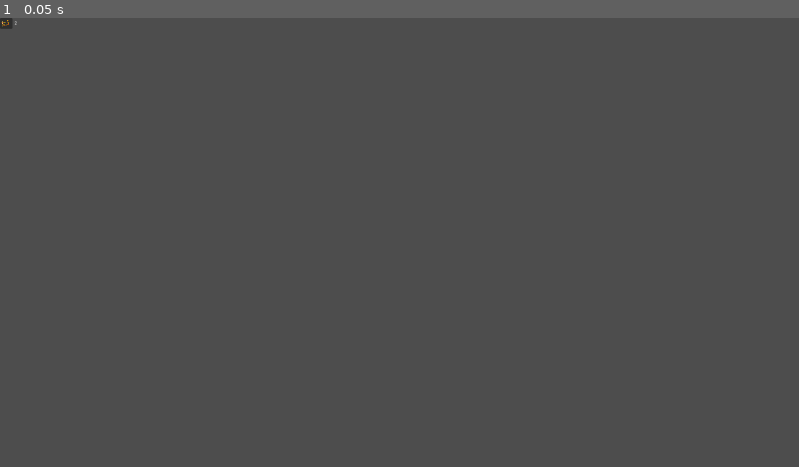
Above: before the commit, frame 1.
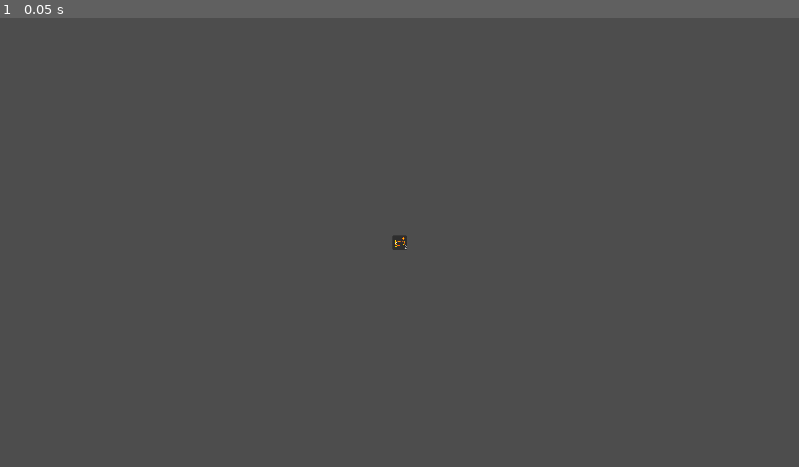
Above: after the commit, the same moment.

Repository: Leosten/card-game
Game: Godot game, scene res://View/UI/icons/stun_icon.tscn
The game is run twice, just before and just after one commit, with the same random seed, the same clock (stepped at 60 frames per second) and the same inputs. This scene is started directly instead of the project's main scene.
Inputs:
- Up to frame 1 (0.05 s): no input

The runs differ from the first frame. In frame 1, less than 0.1% of the frame differs, in the area x 0-51%, y 0-52%.

Commit message:
working icons, cards UI to try

Diff:
--- /dev/null
+++ b/Utils/Status.gd
@@ -0,0 +1,14 @@
+class_name Status
+
+extends Resource
+
+@export var quantity : int = 0
+@export var duration: int = 0
+@export var duration_cumulative = false
+@export var quantity_cumulative = false
+
+func _init(p_quantity : int, quantity_cumulative: bool, p_duration: int, duration_cumulative: bool) -> void:
+	quantity = p_quantity
+	duration = p_duration
+	duration_cumulative = duration_cumulative
+	quantity_cumulative = quantity_cumulative
--- a/Utils/buff.gd
+++ b/Utils/buff.gd
@@ -1,16 +1,9 @@
 class_name Buff
 
-extends Resource
+extends Status
 
 @export var type : StatusUtils.buffs
-@export var quantity : int
-@export var duration: int
-@export var duration_cumulative = false
-@export var quantity_cumulative = false
 
 func _init(p_type : StatusUtils.buffs, p_quantity : int, quantity_cumulative: bool, p_duration: int, duration_cumulative: bool) -> void:
+	super(p_quantity, quantity_cumulative, p_duration, duration_cumulative)
 	type = p_type
-	quantity = p_quantity
-	duration = p_duration
-	duration_cumulative = duration_cumulative
-	quantity_cumulative = quantity_cumulative
--- a/Utils/damage_utils.gd
+++ b/Utils/damage_utils.gd
@@ -10,8 +10,7 @@
 			target.shield = 0
 			target.shield_broken.emit()
 			target.stats_changed.emit()
-
-			return
+			return target
 		if (damage_value >= target.shield):
 			var current_shield = target.shield
 			target.shield = 0
@@ -44,6 +43,7 @@
 	return damage_value
 
 static func calculate_final_damage(damage_value, attacker : Targetable, target: Targetable):
+	print(attacker.buffs)
 	var final_damage = has_attack_modifier(damage_value, attacker)
 	final_damage = has_defense_modifier(final_damage, target)
 	return final_damage
--- a/Utils/status_effect.gd
+++ b/Utils/status_effect.gd
@@ -1,16 +1,9 @@
 class_name StatusEffect
 
-extends Resource
+extends Status
 
 @export var type : StatusUtils.status_effects
-@export var quantity : int = 0
-@export var duration: int = 0
-@export var duration_cumulative = false
-@export var quantity_cumulative = false
 
 func _init(p_type : StatusUtils.status_effects, p_quantity : int, quantity_cumulative: bool, p_duration: int, duration_cumulative: bool) -> void:
+	super(p_quantity, quantity_cumulative, p_duration, duration_cumulative)
 	type = p_type
-	quantity = p_quantity
-	duration = p_duration
-	duration_cumulative = duration_cumulative
-	quantity_cumulative = quantity_cumulative
--- a/View/Battle/character_stats_window.gd
+++ b/View/Battle/character_stats_window.gd
@@ -9,7 +9,7 @@
 	if stats.shield > 0:
 		$VBoxContainer/HealthBar/ShieldBar.show()
 		$VBoxContainer/HealthBar/ShieldBar.value = stats.shield
-		$VBoxContainer/HealthBar/ShieldBar.max_value = stats.shield
+		$VBoxContainer/HealthBar/ShieldBar.custom_minimum_size.x = stats.shield
 		$VBoxContainer/HealthBar/ShieldValue.show()
 		$VBoxContainer/HealthBar/ShieldValue.text = str(stats.shield)
 	else:
@@ -29,11 +29,19 @@
 				#$BuffsGrid.add_child(icon)0
 	print("in update")
 	print(stats.status_effects)
+
+	for icon in $VBoxContainer/BuffsGrid.get_children():
+		print("clear statuses")
+		icon.queue_free()
+	if stats.buffs.is_empty() == false:
+		print("check buffs")
+		for status : Buff in stats.buffs:
+			var icon = GameManager.ui_manager.get_icon(status.type).instantiate()
+			icon.update(status)
+			$VBoxContainer/BuffsGrid.add_child(icon)
 	if stats.status_effects.is_empty() == false:
-		print("check statuses")
+		print("check status_effects")
 		for status : StatusEffect in stats.status_effects:
-			if status not in local_status:
-				print(status.type)
-				var icon = GameManager.ui_manager.get_icon(status.type).instantiate()
-				$BuffsGrid.add_child(icon)
-				local_status.append(status)
+			var icon = GameManager.ui_manager.get_icon(status.type).instantiate()
+			icon.update(status)
+			$VBoxContainer/BuffsGrid.add_child(icon)
--- a/View/Battle/character_stats_window.tscn
+++ b/View/Battle/character_stats_window.tscn
@@ -24,7 +24,7 @@
 
 [node name="VBoxContainer" type="VBoxContainer" parent="." unique_id=212147831]
 offset_right = 104.0
-offset_bottom = 74.0
+offset_bottom = 69.0
 
 [node name="HealthBar" type="ProgressBar" parent="VBoxContainer" unique_id=632292429]
 custom_minimum_size = Vector2(0, 15)
@@ -35,16 +35,25 @@
 
 [node name="ShieldBar" type="ProgressBar" parent="VBoxContainer/HealthBar" unique_id=704427127]
 custom_minimum_size = Vector2(0, 10)
-layout_mode = 0
-offset_left = 46.0
-offset_top = 1.0
-offset_right = 103.0
-offset_bottom = 14.0
+layout_mode = 1
+anchors_preset = 6
+anchor_left = 1.0
+anchor_top = 0.5
+anchor_right = 1.0
+anchor_bottom = 0.5
+offset_left = -3.0
+offset_top = -5.9969997
+offset_right = -2.0
+offset_bottom = 5.5
+grow_horizontal = 0
+grow_vertical = 2
 theme = ExtResource("3_n0or3")
 min_value = 20.0
 value = 20.0
 fill_mode = 1
 show_percentage = false
+indeterminate = true
+editor_preview_indeterminate = false
 
 [node name="ShieldValue" type="Label" parent="VBoxContainer/HealthBar" unique_id=969845377]
 layout_mode = 0
@@ -88,8 +97,8 @@
 text = "100"
 label_settings = SubResource("LabelSettings_fv8vx")
 
-[node name="BuffsGrid" type="GridContainer" parent="." unique_id=301094566]
-offset_top = 17.0
-offset_right = 160.0
-offset_bottom = 75.0
+[node name="BuffsGrid" type="GridContainer" parent="VBoxContainer" unique_id=301094566]
+custom_minimum_size = Vector2(75, 50)
+layout_mode = 2
 columns = 2
+metadata/_edit_use_anchors_ = true
--- /dev/null
+++ b/View/UI/icons/icon_template.gd
@@ -0,0 +1,6 @@
+extends Control
+
+var quantity
+
+func update(buff: Status):
+	$Quantity.text = str(buff.quantity)
--- a/View/UI/icons/icon_template.tscn
+++ b/View/UI/icons/icon_template.tscn
@@ -1,34 +1,87 @@
 [gd_scene format=3 uid="uid://y4kcjwxj6qrs"]
+
+[ext_resource type="Script" uid="uid://m8gef6f15aq8" path="res://View/UI/icons/icon_template.gd" id="1_8a5yc"]
+
+[sub_resource type="Animation" id="Animation_8a5yc"]
+length = 0.001
+tracks/0/type = "value"
+tracks/0/imported = false
+tracks/0/enabled = true
+tracks/0/path = NodePath(".:visible")
+tracks/0/interp = 1
+tracks/0/loop_wrap = true
+tracks/0/keys = {
+"times": PackedFloat32Array(0),
+"transitions": PackedFloat32Array(1),
+"update": 1,
+"values": [true]
+}
+
+[sub_resource type="Animation" id="Animation_sakyl"]
+resource_name = "play"
+length = 2.0
+loop_mode = 1
+tracks/0/type = "value"
+tracks/0/imported = false
+tracks/0/enabled = true
+tracks/0/path = NodePath(".:visible")
+tracks/0/interp = 1
+tracks/0/loop_wrap = true
+tracks/0/keys = {
+"times": PackedFloat32Array(0, 1, 2),
+"transitions": PackedFloat32Array(1, 1, 1),
+"update": 1,
+"values": [true, false, true]
+}
+
+[sub_resource type="AnimationLibrary" id="AnimationLibrary_oldfi"]
+_data = {
+&"RESET": SubResource("Animation_8a5yc"),
+&"play": SubResource("Animation_sakyl")
+}
 
 [sub_resource type="LabelSettings" id="LabelSettings_k1dyt"]
 font_size = 10
+outline_size = 3
+outline_color = Color(0, 0, 0, 1)
 
-[node name="Icon" type="Control" unique_id=108899209]
-layout_mode = 3
+[node name="Icon" type="Button" unique_id=329314255]
+custom_minimum_size = Vector2(35, 35)
+custom_maximum_size = Vector2(35, 35)
 anchors_preset = 15
 anchor_right = 1.0
 anchor_bottom = 1.0
 grow_horizontal = 2
 grow_vertical = 2
+script = ExtResource("1_8a5yc")
+
+[node name="TextureRect" type="TextureRect" parent="." unique_id=333349565]
+custom_minimum_size = Vector2(35, 35)
+layout_mode = 1
+anchors_preset = 15
+anchor_right = 1.0
+anchor_bottom = 1.0
+offset_left = 960.0
+offset_top = 540.0
+offset_right = 930.0
+offset_bottom = 510.0
+expand_mode = 1
+stretch_mode = 5
+
+[node name="AnimationPlayer" type="AnimationPlayer" parent="TextureRect" unique_id=120276985]
+libraries/ = SubResource("AnimationLibrary_oldfi")
+autoplay = &"play"
 
 [node name="Quantity" type="Label" parent="." unique_id=956552803]
 layout_mode = 1
-anchors_preset = -1
-anchor_right = 0.016
-offset_left = 35.0
-offset_top = 6.0
-offset_right = 71.28
-offset_bottom = 62.0
+anchors_preset = 3
+anchor_left = 1.0
+anchor_top = 1.0
+anchor_right = 1.0
+anchor_bottom = 1.0
+offset_left = -6.0
+offset_top = -13.0
+grow_horizontal = 0
+grow_vertical = 0
 text = "2"
 label_settings = SubResource("LabelSettings_k1dyt")
-
-[node name="Button" type="Button" parent="." unique_id=966256222]
-custom_minimum_size = Vector2(25, 25)
-layout_mode = 0
-offset_right = 30.0
-offset_bottom = 26.0
-
-[node name="AnimatedSprite2D" type="AnimatedSprite2D" parent="." unique_id=2094156513]
-position = Vector2(13, 14)
-scale = Vector2(1.03125, 1)
-animation = &""
--- a/View/UI/icons/stun_icon.tscn
+++ b/View/UI/icons/stun_icon.tscn
@@ -3,81 +3,17 @@
 [ext_resource type="PackedScene" uid="uid://y4kcjwxj6qrs" path="res://View/UI/icons/icon_template.tscn" id="1_ms76w"]
 [ext_resource type="Texture2D" uid="uid://du3b5gclvnyvp" path="res://Art/UI/icons/stun_icon.png" id="2_ntlhq"]
 
-[sub_resource type="AtlasTexture" id="AtlasTexture_nd1pc"]
+[sub_resource type="AtlasTexture" id="AtlasTexture_edvdn"]
 atlas = ExtResource("2_ntlhq")
-region = Rect2(0, 0, 160, 160)
-
-[sub_resource type="AtlasTexture" id="AtlasTexture_gae40"]
-atlas = ExtResource("2_ntlhq")
-region = Rect2(160, 0, 160, 160)
-
-[sub_resource type="AtlasTexture" id="AtlasTexture_dsl83"]
-atlas = ExtResource("2_ntlhq")
-region = Rect2(320, 0, 160, 160)
-
-[sub_resource type="AtlasTexture" id="AtlasTexture_5cpkc"]
-atlas = ExtResource("2_ntlhq")
-region = Rect2(0, 160, 160, 160)
-
-[sub_resource type="AtlasTexture" id="AtlasTexture_bnl63"]
-atlas = ExtResource("2_ntlhq")
-region = Rect2(160, 160, 160, 160)
-
-[sub_resource type="AtlasTexture" id="AtlasTexture_b0s0v"]
-atlas = ExtResource("2_ntlhq")
-region = Rect2(320, 160, 160, 160)
-
-[sub_resource type="AtlasTexture" id="AtlasTexture_wrsyl"]
-atlas = ExtResource("2_ntlhq")
-region = Rect2(0, 320, 160, 160)
-
-[sub_resource type="AtlasTexture" id="AtlasTexture_difqf"]
-atlas = ExtResource("2_ntlhq")
-region = Rect2(160, 320, 160, 160)
-
-[sub_resource type="AtlasTexture" id="AtlasTexture_j4yg7"]
-atlas = ExtResource("2_ntlhq")
-region = Rect2(320, 320, 160, 160)
-
-[sub_resource type="SpriteFrames" id="SpriteFrames_i2c1k"]
-animations = [{
-"frames": [{
-"duration": 1.0,
-"texture": SubResource("AtlasTexture_nd1pc")
-}, {
-"duration": 1.0,
-"texture": SubResource("AtlasTexture_gae40")
-}, {
-"duration": 1.0,
-"texture": SubResource("AtlasTexture_dsl83")
-}, {
-"duration": 1.0,
-"texture": SubResource("AtlasTexture_5cpkc")
-}, {
-"duration": 1.0,
-"texture": SubResource("AtlasTexture_bnl63")
-}, {
-"duration": 1.0,
-"texture": SubResource("AtlasTexture_b0s0v")
-}, {
-"duration": 1.0,
-"texture": SubResource("AtlasTexture_wrsyl")
-}, {
-"duration": 1.0,
-"texture": SubResource("AtlasTexture_difqf")
-}, {
-"duration": 1.0,
-"texture": SubResource("AtlasTexture_j4yg7")
-}],
-"loop": 1,
-"name": &"default",
-"speed": 5.0
-}]
+region = Rect2(0, 0, 157.13315, 146.49991)
 
 [node name="StunIcon" unique_id=108899209 instance=ExtResource("1_ms76w")]
 
-[node name="AnimatedSprite2D" parent="." index="2" unique_id=2094156513]
-scale = Vector2(0.15, 0.146)
-sprite_frames = SubResource("SpriteFrames_i2c1k")
-animation = &"default"
-autoplay = "default"
+[node name="TextureRect" parent="." index="0" unique_id=333349565]
+offset_left = 0.0
+offset_top = 0.0
+offset_right = 0.0
+offset_bottom = 0.0
+grow_horizontal = 2
+grow_vertical = 2
+texture = SubResource("AtlasTexture_edvdn")
--- a/View/UI/icons/vulnerable_icon.tscn
+++ b/View/UI/icons/vulnerable_icon.tscn
@@ -3,45 +3,21 @@
 [ext_resource type="PackedScene" uid="uid://y4kcjwxj6qrs" path="res://View/UI/icons/icon_template.tscn" id="1_a7m66"]
 [ext_resource type="Texture2D" uid="uid://vpa3ioidlefr" path="res://Art/UI/icons/vulnerable_icon.png" id="2_edvdn"]
 
-[sub_resource type="AtlasTexture" id="AtlasTexture_87taj"]
+[sub_resource type="AtlasTexture" id="AtlasTexture_8a5yc"]
 atlas = ExtResource("2_edvdn")
-region = Rect2(0, 0, 32, 32)
-
-[sub_resource type="AtlasTexture" id="AtlasTexture_yd8hd"]
-atlas = ExtResource("2_edvdn")
-region = Rect2(32, 0, 32, 32)
-
-[sub_resource type="AtlasTexture" id="AtlasTexture_i6qkv"]
-atlas = ExtResource("2_edvdn")
-region = Rect2(0, 32, 32, 32)
-
-[sub_resource type="AtlasTexture" id="AtlasTexture_311n7"]
-atlas = ExtResource("2_edvdn")
-region = Rect2(32, 32, 32, 32)
-
-[sub_resource type="SpriteFrames" id="SpriteFrames_qydms"]
-animations = [{
-"frames": [{
-"duration": 1.0,
-"texture": SubResource("AtlasTexture_87taj")
-}, {
-"duration": 1.0,
-"texture": SubResource("AtlasTexture_yd8hd")
-}, {
-"duration": 1.0,
-"texture": SubResource("AtlasTexture_i6qkv")
-}, {
-"duration": 1.0,
-"texture": SubResource("AtlasTexture_311n7")
-}],
-"loop": 1,
-"name": &"default",
-"speed": 5.0
-}]
+region = Rect2(0.6540222, 0.10900879, 34.166695, 31.468933)
 
 [node name="VulnerableIcon" unique_id=108899209 instance=ExtResource("1_a7m66")]
 
-[node name="AnimatedSprite2D" parent="." index="2" unique_id=2094156513]
-sprite_frames = SubResource("SpriteFrames_qydms")
-animation = &"default"
-autoplay = "default"
+[node name="TextureRect" parent="." index="0" unique_id=333349565]
+offset_left = 0.0
+offset_top = 0.0
+offset_right = 0.0
+offset_bottom = 0.0
+grow_horizontal = 2
+grow_vertical = 2
+texture = SubResource("AtlasTexture_8a5yc")
+
+[node name="Quantity" parent="." index="1" unique_id=956552803]
+anchors_preset = -1
+metadata/_edit_use_anchors_ = true
Not shown, added: Utils/Status.gd.uid
Binary file changed: View/Battle/shield_bar.theme
Not shown, added: View/UI/icons/icon_template.gd.uid
